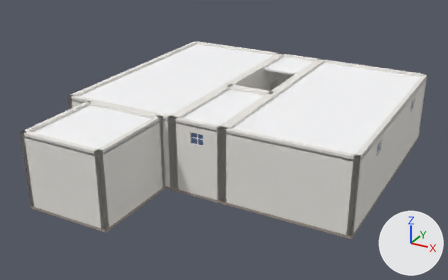
Renders of the glTF model public/models/interior-basement-v002.glb from each side of a commit.
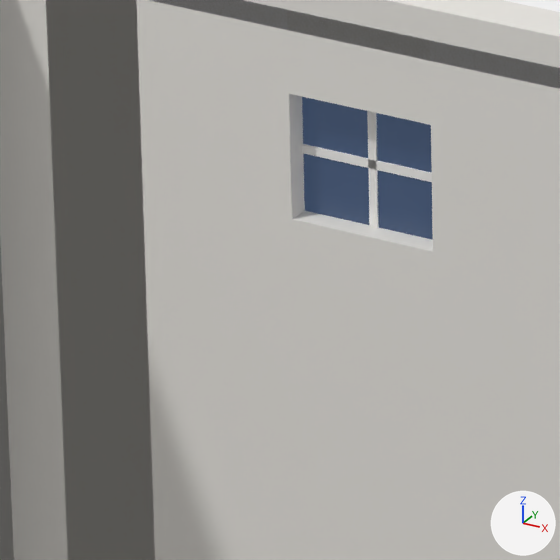
Each version is shown whole from a 50 mm lens placed at (311.89, -30.15, 12.41), pointed at (299.59, -7.78, 1.23), then close up on the part from 37% to 48% of the width and 44% to 62% of the height. The lights are fixed; the arrows at lower right show +X, +Y and +Z. The first two pictures are the older version. Vertices at exactly the same position are counted once.

In view in the first close-up: 'interior-basement-v002'.
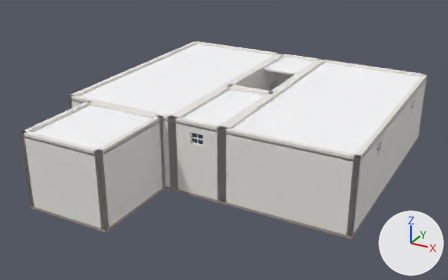
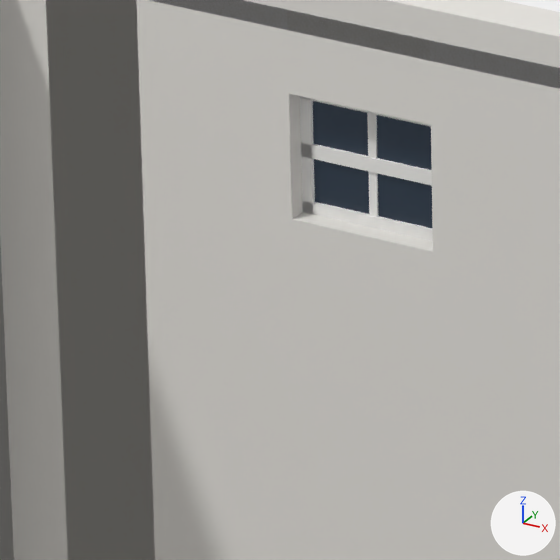
Edits to the scene script, one JSON object a line:
```json
{"op": "set", "path": "mat_glass.emission_color", "old": "(0.026, 0.046, 0.09)", "new": "(0.006, 0.011, 0.019)", "note": "dark blue #2d3d55 -> black #121b26"}
{"block": "me_mesh_0", "where": "# used by ob_interior_basement_v002; location = (0.0, 0.0, 0.0)"}
{"op": "remove", "block": "me_mesh_0", "code": "me_mesh_0.from_pydata(...)  # 910 vertices, 1932 faces; spans x 293.4..306.6, y -14.8..0.0, z -0.12..3.2"}
{"op": "add", "block": "me_mesh_0", "code": "me_mesh_0.from_pydata(...)  # 1170 vertices, 2472 faces; spans x 293.4..306.6, y -14.8..0.0, z -0.12..3.2"}
{"block": "me_mesh_0", "change": "me_mesh_0 part 1: a new loose piece, a box spanning x 299.7..300.3, y -10.725..-10.667, z 2.473..2.527, in mat_trim (white #f7f6f3)"}
{"block": "me_mesh_0", "change": "me_mesh_0 part 2: 36 vertices added at x 299.7..300.3, y -10.73..-10.6, z 2.25..2.75"}
{"block": "me_mesh_0", "change": "other edits to the shape of me_mesh_0 do not show in these pictures"}
```

What differs and where, as boxes (x1, y1, x2, y2) in the close-ups (560 x 560 px):
```json
{"object": "interior-basement-v002", "change": "recoloured, reshaped", "before": [0, 0, 560, 560], "after": [0, 0, 560, 560], "on screen": "darker"}
{"part": 1, "of": "me_mesh_0", "change": "added", "after": [301, 143, 432, 186]}
{"part": 2, "of": "me_mesh_0", "change": "added", "after": [300, 96, 433, 242]}
```
